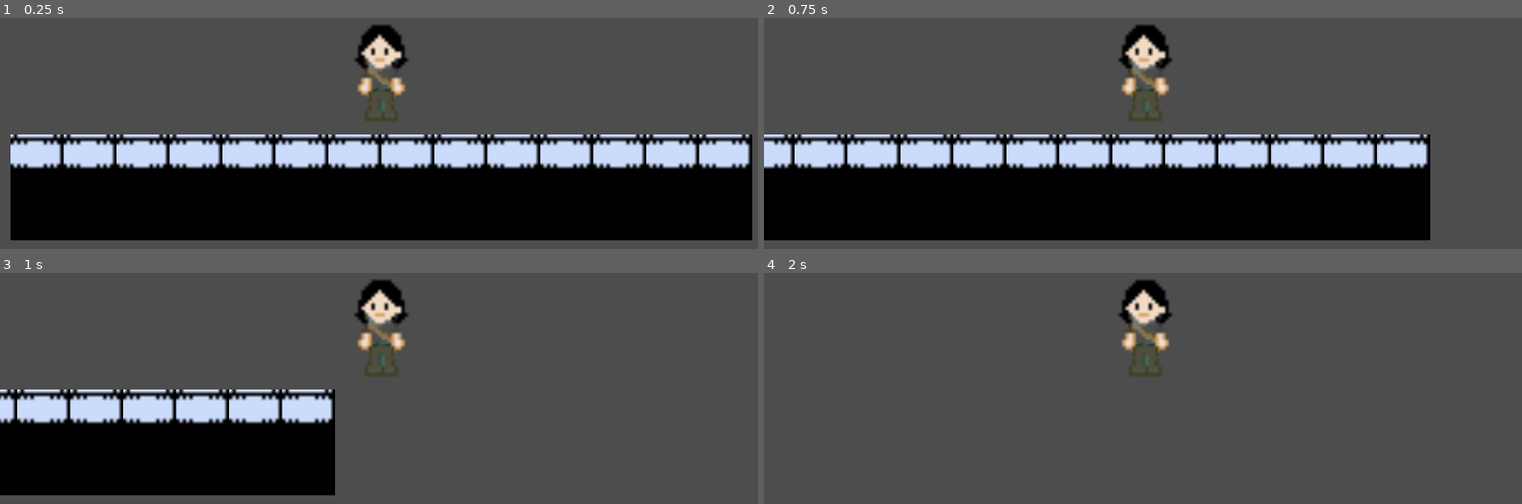
Above: before the commit, frames 1-4 (two rows, left to right).
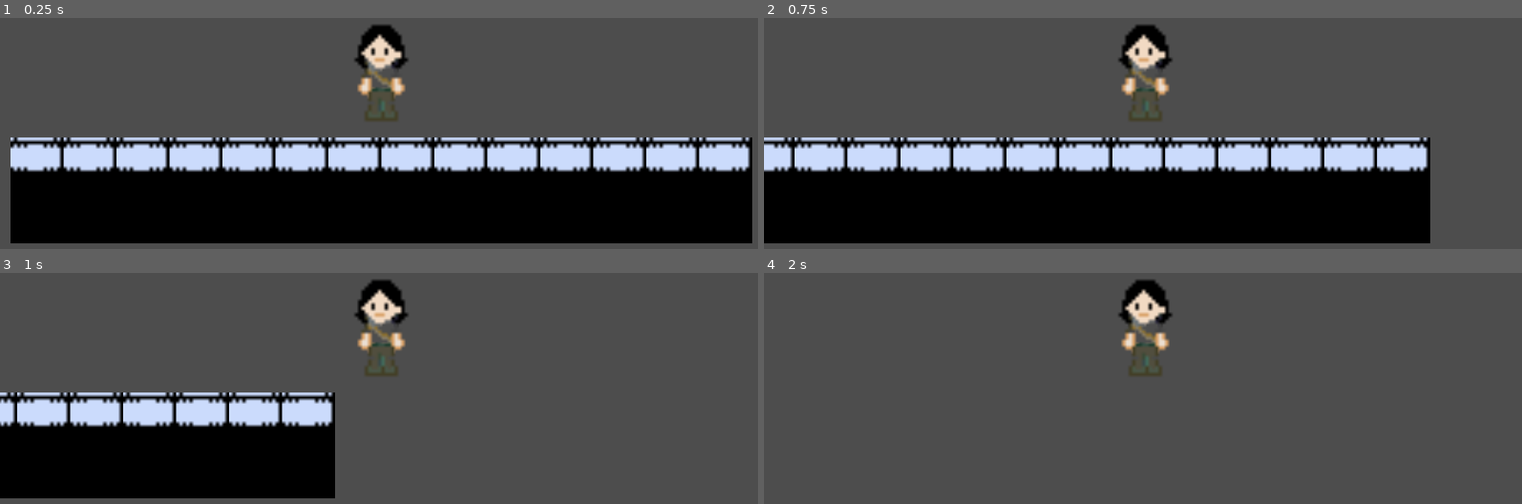
Above: after the commit, the same moments.

Repository: vilu350/Flying-Cats-Studio
Game: Godot game, scene res://scenes/map.tscn
Same seed, same stepped clock (60 frames per second), same inputs: the game is played once before the commit and once after it. The project has no main scene, so this scene is started directly.
Inputs:
- Up to frame 1 (0.25 s): no input
- Up to frame 2 (0.75 s): tap Enter at 0.5 s; hold D (move_right) from 0.53 s (still down)
- Up to frame 3 (1 s): keep holding D (move_right)
- Up to frame 4 (2 s): release D (move_right) at 1.28 s; hold Down (move_down) from 1.28 s (still down)

The runs differ from the first frame. In frame 1, 9.2% of the frame differs, in the area x 1-100%, y 50-98%; in frame 2, 8.2%; in frame 3, 4.1%; in frame 4, nothing differs.

Commit message:
Edit to Fix Merge Conflict

Diff:
--- a/flying-cats-studio/scenes/map.tscn
+++ b/flying-cats-studio/scenes/map.tscn
@@ -2,7 +2,7 @@
 
 [ext_resource type="Texture2D" uid="uid://5tkmdd1omxhy" path="res://Assets/1-Bit-Sci-Fi(Omniclause)/Tileset.png" id="1_4xfga"]
 [ext_resource type="Texture2D" uid="uid://cvr3k27ctb4mb" path="res://Assets/1-Bit-Sci-Fi(Omniclause)/Props.png" id="2_paxxb"]
-[ext_resource type="PackedScene" uid="uid://c3t26ejgfvyr1" path="res://scenes/player.tscn" id="3_gldc4"]
+[ext_resource type="PackedScene" uid="uid://c3t26ejgfvyr1" path="res://scenes/Player.tscn" id="3_gldc4"]
 
 [sub_resource type="TileSetAtlasSource" id="TileSetAtlasSource_paxxb"]
 texture = ExtResource("1_4xfga")
@@ -306,4 +306,4 @@
 tile_set = SubResource("TileSet_gldc4")
 
 [node name="Player" parent="." instance=ExtResource("3_gldc4")]
-position = Vector2(0, -18)
+position = Vector2(0, -19)
